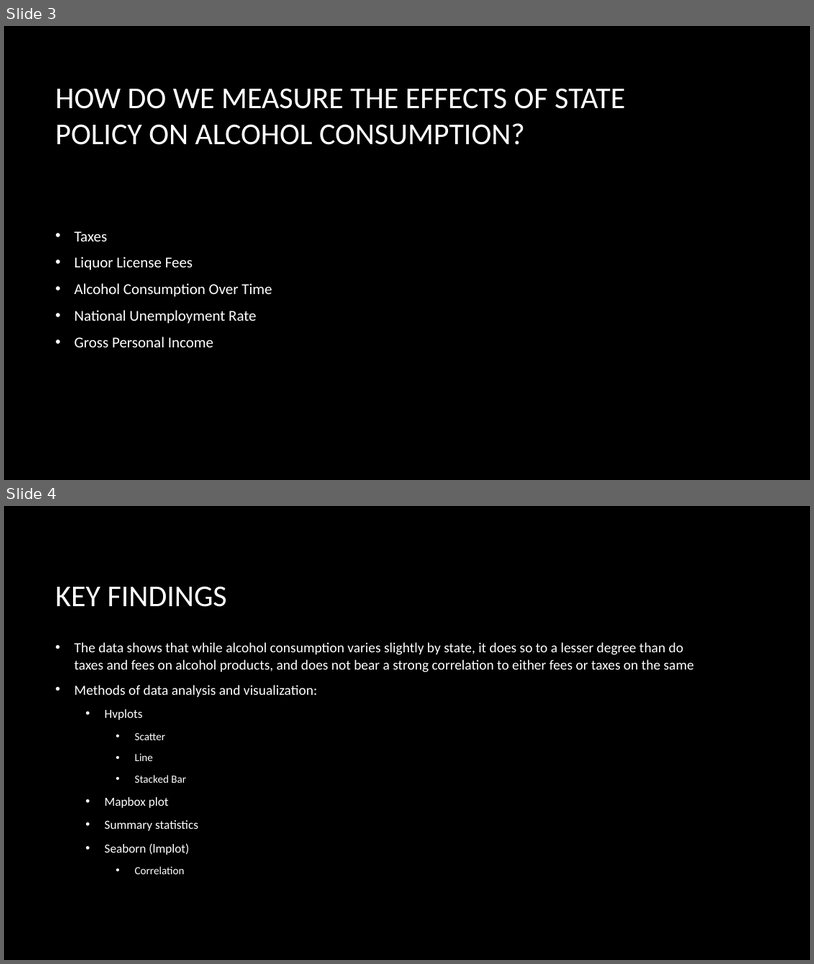
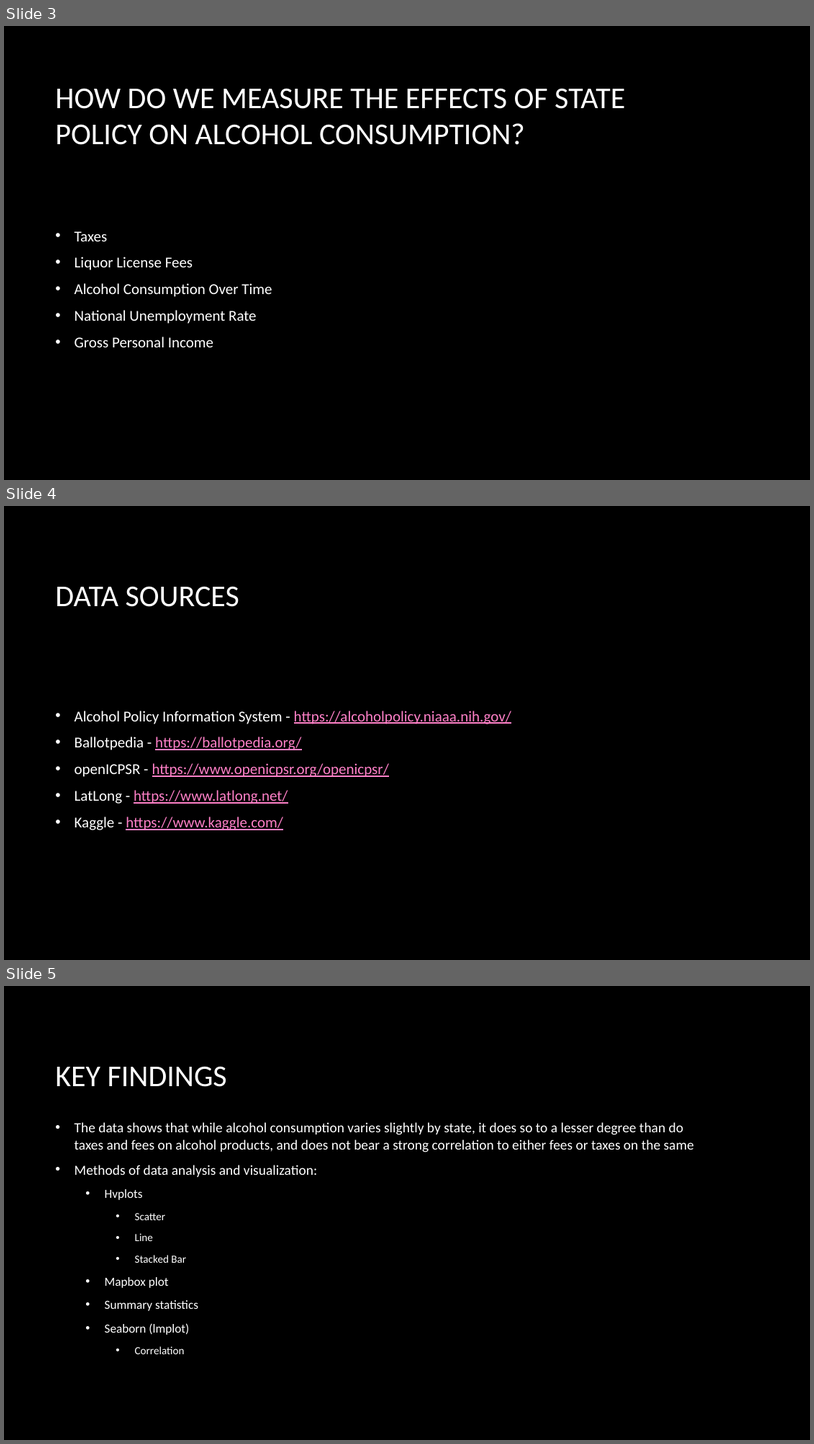
Before and after one commit to aseem-mangaokar/FinTechProject1, a slide deck: FintechProject1Presentation.pptx. Shown one above the other, each under a label of ours: slides 3 and 4 before the commit, slides 3, 4 and 5 after it. The pictures are 814x964 and 814x1444 pixels, drawn with LibreOffice and Linux fonts; fonts in the diff are those of the drawing; background and template pictures are left out. Boxes give left, top, right and bottom in pixels: in the first picture for what was removed or moved away, otherwise in the second. Text is boxed around its words. In the diff, an @@ line names an element or a change of style, - is before the commit and + after.

Commit message:
final pptx, notebook

```diff
--- a/FintechProject1Presentation.pptx
+++ b/FintechProject1Presentation.pptx
@@ slide 4 added at (x1=4, y1=506, x2=810, y2=960), background picture (left out) @@
@@ title added at (x1=55, y1=586, x2=239, y2=607), 36 pt, text #FFFFFF @@
+DATA SOURCES
@@ text added at (x1=75, y1=710, x2=512, y2=830), 18 pt, text #FE80C7, underline @@
+• Alcohol Policy Information System - https://alcoholpolicy.niaaa.nih.gov/
+• Ballotpedia - https://ballotpedia.org/
+• openICPSR - https://www.openicpsr.org/openicpsr/
+• LatLong - https://www.latlong.net/
+• Kaggle - https://www.kaggle.com/
@@ what was slide 4 is now slide 5 @@
```
Also in this commit, not shown: 4 other files.
